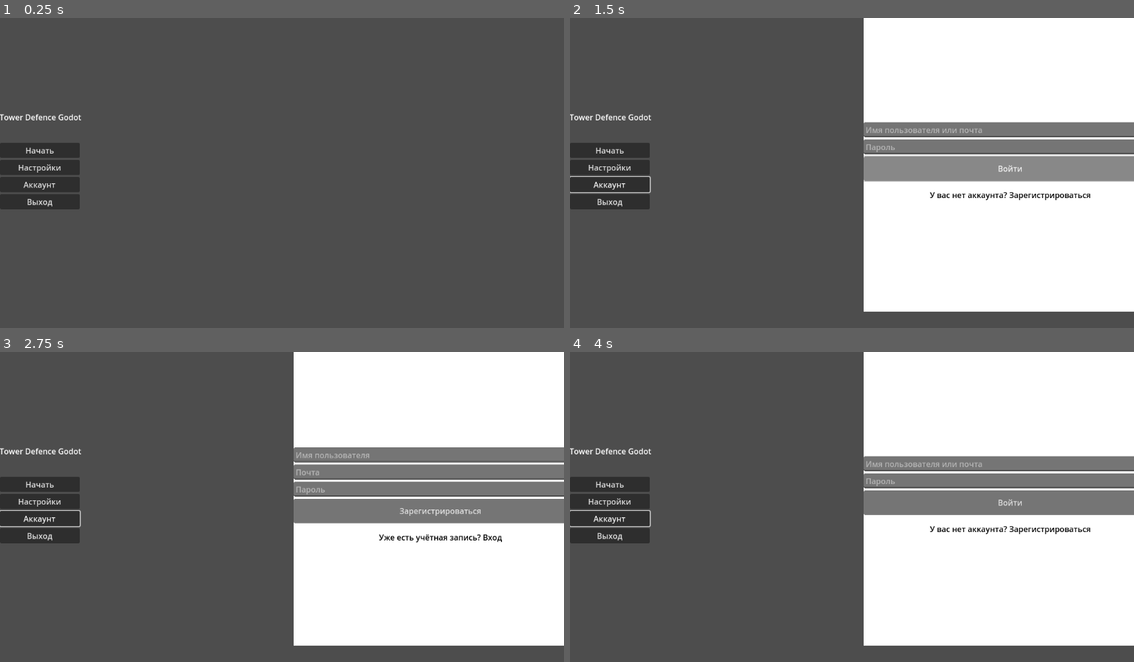
Above: before the commit, frames 1-4 (two rows, left to right).
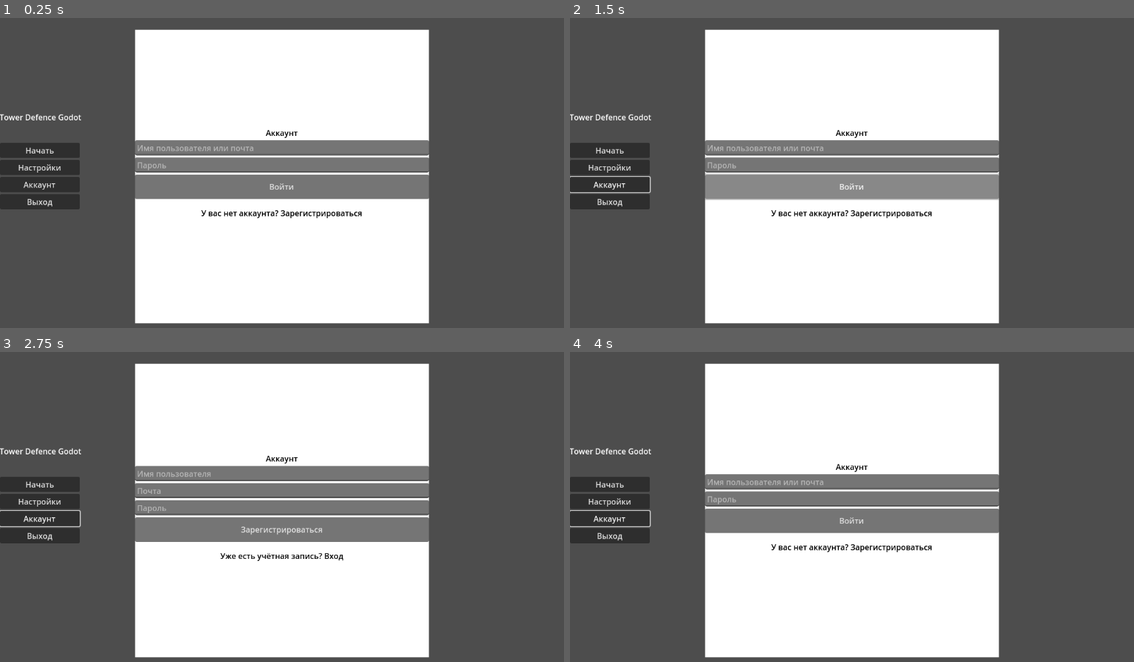
Above: after the commit, the same moments.

Repository: AdamMambetov/tower-defence-godot
Game: Godot game, scene res://scene/main_menu.tscn
The game is run twice, just before and just after one commit, with the same random seed, the same clock (stepped at 60 frames per second) and the same inputs.
Inputs:
- Up to frame 1 (0.25 s): no input
- Up to frame 2 (1.5 s): click "Аккаунт" at 0.5 s; click "Войти" at 1.25 s
- Up to frame 3 (2.75 s): click "У вас нет аккаунта? Зарегистр…" at 2 s
- Up to frame 4 (4 s): click "Зарегистрироваться" at 2.75 s; click "Уже есть учётная запись? Вход" at 3.5 s

The runs differ from the first frame. In frame 1, 49% of the frame differs, in the area x 23-77%, y 3-99%; in frame 2, 54%; in frame 3, 55%, in the area x 23-100%, y 0-99%; in frame 4, 54%.

Commit message:
join random

Diff:
--- a/scene/api.tscn
+++ b/scene/api.tscn
@@ -7,5 +7,3 @@
 _request_path = NodePath("HTTPRequest")
 
 [node name="HTTPRequest" type="HTTPRequest" parent="."]
-
-[connection signal="request_completed" from="HTTPRequest" to="." method="_on_http_request_request_completed"]
--- a/scene/main_menu.tscn
+++ b/scene/main_menu.tscn
@@ -68,8 +68,9 @@
 [node name="AccountsPopup" type="Popup" parent="."]
 oversampling_override = 1.0
 title = "Accounts"
-position = Vector2i(600, 0)
+initial_position = 4
 size = Vector2i(600, 600)
+visible = true
 
 [node name="Background" type="ColorRect" parent="AccountsPopup"]
 anchors_preset = 15
@@ -87,6 +88,12 @@
 grow_horizontal = 2
 grow_vertical = 2
 alignment = 1
+
+[node name="Label" type="Label" parent="AccountsPopup/Background/SignUp"]
+layout_mode = 2
+theme_override_colors/font_color = Color(0, 0, 0, 1)
+text = "Аккаунт"
+horizontal_alignment = 1
 
 [node name="username_le" type="LineEdit" parent="AccountsPopup/Background/SignUp"]
 layout_mode = 2
@@ -138,6 +145,12 @@
 grow_vertical = 2
 alignment = 1
 
+[node name="Label" type="Label" parent="AccountsPopup/Background/SignIn"]
+layout_mode = 2
+theme_override_colors/font_color = Color(0, 0, 0, 1)
+text = "Аккаунт"
+horizontal_alignment = 1
+
 [node name="username_le" type="LineEdit" parent="AccountsPopup/Background/SignIn"]
 layout_mode = 2
 placeholder_text = "Имя пользователя или почта"
@@ -174,6 +187,41 @@
 theme_override_styles/focus = SubResource("StyleBoxEmpty_2atga")
 text = "У вас нет аккаунта? Зарегистрироваться"
 
+[node name="GameMenuPopup" type="Popup" parent="."]
+oversampling_override = 1.0
+initial_position = 4
+size = Vector2i(600, 600)
+
+[node name="Background" type="ColorRect" parent="GameMenuPopup"]
+anchors_preset = 15
+anchor_right = 1.0
+anchor_bottom = 1.0
+grow_horizontal = 2
+grow_vertical = 2
+
+[node name="VBoxContainer" type="VBoxContainer" parent="GameMenuPopup/Background"]
+layout_mode = 1
+anchors_preset = 15
+anchor_right = 1.0
+anchor_bottom = 1.0
+grow_horizontal = 2
+grow_vertical = 2
+alignment = 1
+
+[node name="Label" type="Label" parent="GameMenuPopup/Background/VBoxContainer"]
+layout_mode = 2
+theme_override_colors/font_color = Color(0, 0, 0, 1)
+text = "Выберите режим игры"
+horizontal_alignment = 1
+
+[node name="play_random_btn" type="Button" parent="GameMenuPopup/Background/VBoxContainer"]
+layout_mode = 2
+text = "Рандом"
+
+[node name="play_friend_btn" type="Button" parent="GameMenuPopup/Background/VBoxContainer"]
+layout_mode = 2
+text = "С другом"
+
 [node name="Api" parent="." instance=ExtResource("2_hxu56")]
 
 [connection signal="pressed" from="VBoxContainer/start_btn" to="." method="_on_start_btn_pressed"]
@@ -189,3 +237,5 @@
 [connection signal="text_changed" from="AccountsPopup/Background/SignIn/password_le" to="." method="_on_password_le_text_changed"]
 [connection signal="pressed" from="AccountsPopup/Background/SignIn/sign_in_btn" to="." method="_on_sign_in_btn_pressed"]
 [connection signal="pressed" from="AccountsPopup/Background/SignIn/go_sign_up_btn" to="." method="_on_go_sign_up_btn_pressed"]
+[connection signal="pressed" from="GameMenuPopup/Background/VBoxContainer/play_random_btn" to="." method="_on_play_random_btn_pressed"]
+[connection signal="pressed" from="GameMenuPopup/Background/VBoxContainer/play_friend_btn" to="." method="_on_play_friend_btn_pressed"]
--- a/src/api.gd
+++ b/src/api.gd
@@ -2,7 +2,11 @@
 
 
 signal sign_result(result: bool)
+signal join_result(result: bool)
 
+
+var socket: WebSocketPeer
+var join_url: String
 
 @export var _request_path: NodePath
 @onready var request_node: HTTPRequest = get_node(_request_path)
@@ -11,7 +15,25 @@
 const header = {
 	sign_in = ["Content-Type: multipart/form-data; boundary=\"boundary\""],
 	sign_up = ["Content-Type: application/json"],
+	queue = ["Content-Type: application/json", "Authorization: Bearer %s"],
 }
+
+func _process(_delta: float) -> void:
+	if !is_instance_valid(socket):
+		return
+	socket.poll()
+	var state = socket.get_ready_state()
+	match state:
+		WebSocketPeer.STATE_OPEN:
+			print("STATE_OPEN")
+		WebSocketPeer.STATE_CLOSING:
+			print("STATE_CLOSING")
+		WebSocketPeer.STATE_CLOSED:
+			print("STATE_CLOSED")
+			var code = socket.get_close_code()
+			var reason = socket.get_close_reason()
+			socket.free()
+			socket = null
 
 # login
 func sign_in(username: String, password: String) -> void:
@@ -26,6 +48,15 @@
 		HTTPClient.METHOD_POST,
 		body,
 	)
+	var res = await request_node.request_completed
+	if res[0] == HTTPRequest.RESULT_SUCCESS and res[1] == 200:
+		var body_json = JSON.parse_string(res[3].get_string_from_utf8())
+		Global.access = body_json.access
+		sign_result.emit(true)
+		print("request success! :)")
+	else:
+		sign_result.emit(false)
+		printerr("request error: ", res)
 
 # register
 func sign_up(username: String, email: String, password: String) -> void:
@@ -41,6 +72,35 @@
 		data,
 	)
 
+	var res = await request_node.request_completed
+	if res[0] == HTTPRequest.RESULT_SUCCESS and res[1] == 200:
+		emit_signal("sign_result", true)
+		print("request success! :)")
+	else:
+		emit_signal("sign_result", false)
+		printerr("request error: ", res)
+
+func join() -> void:
+	var headers = header.queue.duplicate(true)
+	headers[-1] %= Global.access
+	request_node.request(
+		BASE_URL + "queue/join/",
+		headers,
+		HTTPClient.METHOD_POST,
+	)
+
+	var res = await request_node.request_completed
+	if res[0] == HTTPRequest.RESULT_SUCCESS and res[1] == 200:
+		join_result.emit(true)
+		print("request success! :)")
+		var body_json = JSON.parse_string(res[3].get_string_from_utf8())
+		var room_id = body_json.waiting_room_id
+		join_url = BASE_URL + room_id
+		_connect()
+	else:
+		join_result.emit(false)
+		printerr("request error: ", res)
+
 
 func _add_field(body: PackedByteArray, key: String, value: String) -> void:
 	var content = "\r\n--boundary\r\n" + "Content-Disposition: form-data; name=\"%s\"\r\n" % key + "Content-Type: text/plain; charset=UTF-8\r\n\r\n" + value
@@ -49,14 +109,12 @@
 func _end_body(body: PackedByteArray):
 	body.append_array("\r\n--boundary--\r\n".to_utf8_buffer())
 
-
-func _on_http_request_request_completed(result: int, response_code: int, headers: PackedStringArray, body: PackedByteArray) -> void:
-	if result == HTTPRequest.RESULT_SUCCESS and response_code == 200:
-		var res = JSON.parse_string(body.get_string_from_utf8())
-		if res.has("access"):
-			Global.access = res.access
-		emit_signal("sign_result", true)
-		print("request success! :)")
+func _connect() -> void:
+	socket = WebSocketPeer.new()
+	var err = socket.connect_to_url(join_url)
+	if err != OK:
+		printerr("connect error: ", err)
+		await get_tree().create_timer(5).timeout
+		_connect()
 	else:
-		emit_signal("sign_result", false)
-		printerr("request error: ", result, " --- ", response_code)
+		printerr("connect...")
--- a/src/main_menu.gd
+++ b/src/main_menu.gd
@@ -5,7 +5,7 @@
 var password: String
 
 func _on_start_btn_pressed() -> void:
-	pass # Replace with function body.
+	$GameMenuPopup.show()
 
 func _on_settings_btn_pressed() -> void:
 	pass # Replace with function body.
@@ -21,14 +21,12 @@
 	$AccountsPopup/Background/SignUp.visible = true
 	username = $AccountsPopup/Background/SignUp/username_le.text
 	password = $AccountsPopup/Background/SignUp/password_le.text
-	print(username)
 
 func _on_go_sign_in_btn_pressed() -> void:
 	$AccountsPopup/Background/SignIn.visible = true
 	$AccountsPopup/Background/SignUp.visible = false
 	username = $AccountsPopup/Background/SignIn/username_le.text
 	password = $AccountsPopup/Background/SignIn/password_le.text
-	print(username)
 
 func _on_sign_up_btn_pressed() -> void:
 	$Api.sign_up(username, email, password)
@@ -53,3 +51,9 @@
 
 func _on_username_le_text_changed(new_text: String) -> void:
 	username = new_text
+
+func _on_play_random_btn_pressed() -> void:
+	$Api.join()
+
+func _on_play_friend_btn_pressed() -> void:
+	pass # Replace with function body.
